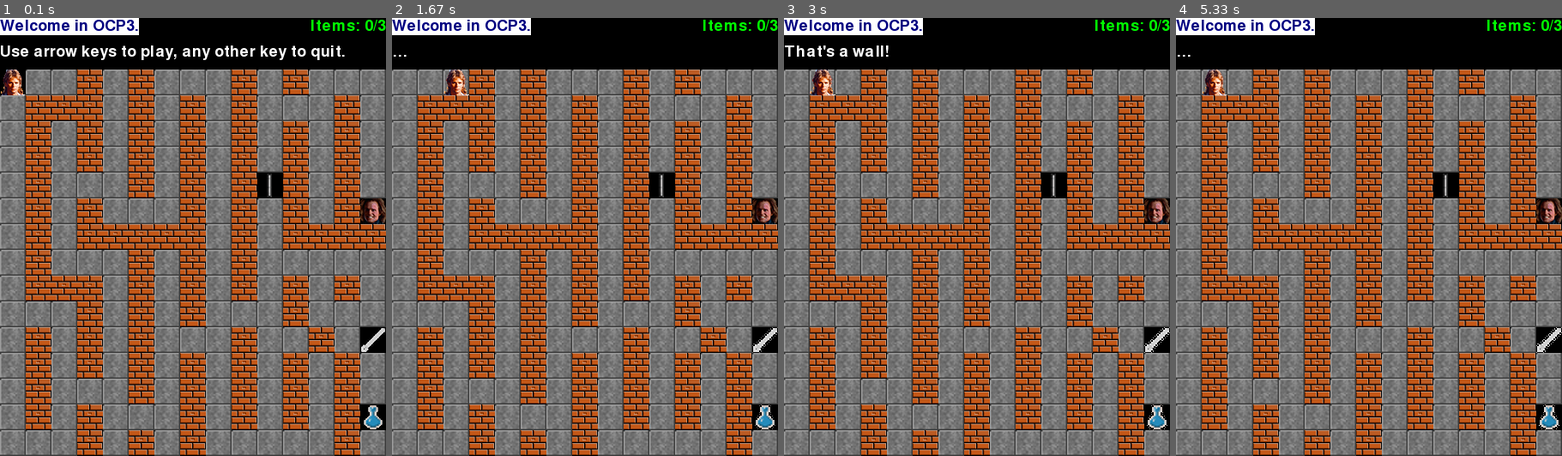
Above: before the commit, frames 1-4 (left to right).
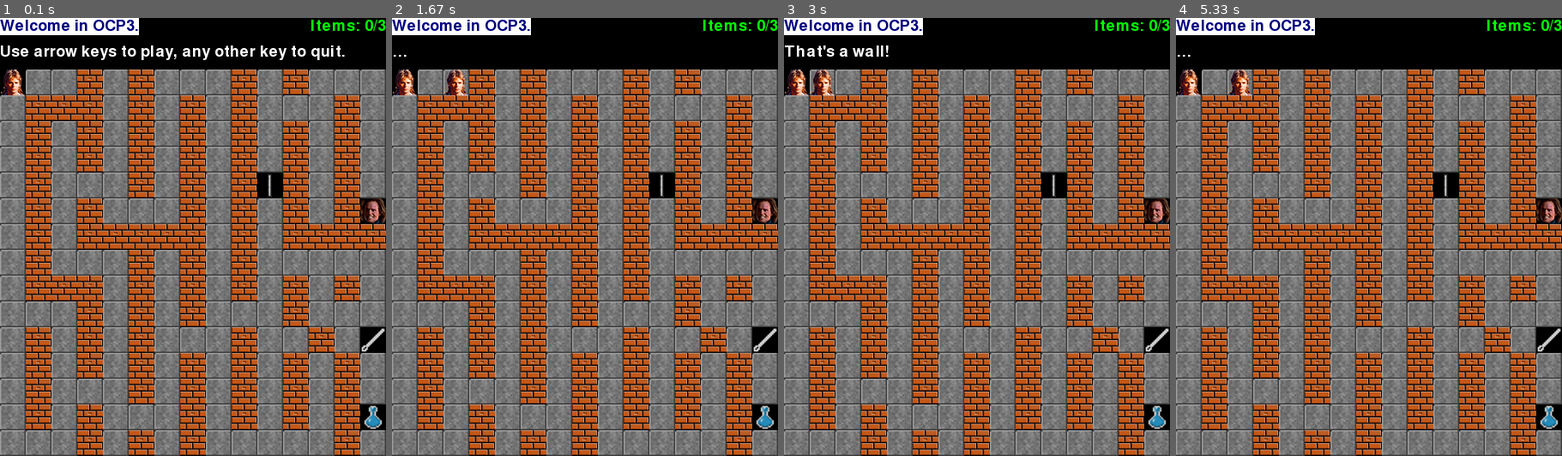
Above: after the commit, the same moments.

Repository: freezed/ocp3
Game: pygame game, started from main.py
The game is run twice, just before and just after one commit, with the same random seed, the same clock (stepped at 60 frames per second) and the same inputs.
Inputs:
- Up to frame 1 (0.1 s): no input
- Up to frame 2 (1.67 s): hold Right 0.33-0.8 s; hold Up 0.83-1.13 s; hold Right from 1.17 s (still down)
- Up to frame 3 (3 s): release Right at 1.72 s; hold Left 1.75-2.42 s; hold Down from 2.45 s (still down)
- Up to frame 4 (5.33 s): release Down at 3.27 s; hold Left 3.3-4.22 s; hold Up 4.25-5.23 s; hold Right from 5.27 s (still down)

The runs differ from the first frame. In frame 1, 0.1% of the frame differs, in the area x 0-100%, y 11-94%; in frame 2, 0.6%; in frame 3, 0.6%; in frame 4, 1.1%, in the area x 0-100%, y 11-95%.

Commit message:
Updates only changed tiles
Before this, after each move, the whole maze was redrawed to update
display. Now it draws only the changed tiles (current/old player
position). Changed tiles are stocked in a list, for future needs,
others changed tiles can be add here.

TODO keep maze.string updated

Diff:
--- a/gui.py
+++ b/gui.py
@@ -76,3 +76,32 @@
         self.SURFACE.blit(h_title, (0, 0))
         self.SURFACE.blit(h_status, (0, CELL_SIZE))
         self.SURFACE.blit(h_items, h_items_pos)
+
+    def update(self, player):
+        """
+        Updates GUI after a move
+
+        :param obj player: a Player object
+        """
+        changed_tiles = [
+            (elmt_val('tile', 'symbol', player.ground, 0), player.old_position),
+            (elmt_val('tile', 'name', 'player', 0), player.current_position),
+        ]
+
+        # [print('tile[0]:{} tile[1]:{}'.format(tile[0], tile[1])) for num, tile in enumerate(changed_tiles) if tile[0] is not False]
+        [self.blit(tile[0], self.coord_from_index(tile[1])) for num, tile in enumerate(changed_tiles) if False not in tile]
+
+        # Refresh
+        pygame.display.flip()
+
+    def coord_from_index(self, idx):
+        """
+        Gets 2 dimensions coordinates
+
+        Converts a string index (the position in the maze.string: beware of EOL) to 2 dimensions coordinates (necessary for positionning objects in pygame)
+        :param int index: string index
+        """
+
+        x = (idx % (MAZE_SIZE + 1)) * CELL_SIZE
+        y = (idx // (MAZE_SIZE + 1)) * CELL_SIZE + HEAD_SIZE_H
+        return (x, y)
--- a/main.py
+++ b/main.py
@@ -29,11 +29,12 @@
 if game_maze.status:
     macgyver = Player(game_maze)
     gui = GraphUI()
+    # TODO include set_header() in draw()
+    gui.set_header(macgyver.status_message)
+    gui.draw(game_maze)
 
 # game loop
 while game_maze.status:
-    gui.set_header(macgyver.status_message)
-    gui.draw(game_maze)
     for event in pygame.event.get():
         if event.type == QUIT:
             game_maze.status = False
@@ -43,10 +44,13 @@
             last_message = True  # executes last_message loop
             if event.key in GAME_KEYS:
                 macgyver.key_event(event.key)
+                gui.set_header(macgyver.status_message)
+                gui.update(macgyver)
 
             else:
                 macgyver.status_message['status'] = MSG_QUIT
                 game_maze.status = False
+
 
 # displays the last_message (won, lost or quit)
 while last_message:
--- a/player.py
+++ b/player.py
@@ -24,9 +24,11 @@
         :param obj maze: Maze object
         """
         self.maze = maze
-        self.position = maze.string.find(
+        self.current_position = maze.string.find(
             elmt_val('symbol', 'name', 'player', 0)
         )
+        self.old_position = 0
+
         # Element under player, default 'floor'
         self.ground = elmt_val('symbol', 'name', 'floor', 0)
 
@@ -49,16 +51,16 @@
         :param int pressed_key: direction (pygame const)
         """
         if pressed_key == K_UP:
-            self.move_to(self.position - self.maze.COL_NB)
+            self.move_to(self.current_position - self.maze.COL_NB)
 
         elif pressed_key == K_DOWN:
-            self.move_to(self.position + self.maze.COL_NB)
+            self.move_to(self.current_position + self.maze.COL_NB)
 
         elif pressed_key == K_RIGHT:
-            self.move_to(self.position + 1)
+            self.move_to(self.current_position + 1)
 
         elif pressed_key == K_LEFT:
-            self.move_to(self.position - 1)
+            self.move_to(self.current_position - 1)
 
         # ++Add other treatment for key events here (help, menu, etc.)++
 
@@ -80,14 +82,16 @@
         if next_position in self.maze.RANGE:
             next_symbol = self.maze.string[next_position]
 
+            self.old_position = self.current_position
+
             # 'floor' element
             if next_symbol == elmt_val('symbol', 'name', 'floor', 0):
-                self.position = next_position
+                self.current_position = next_position
                 self.status_message['status'] = MSG_OK
 
             # 'item' element
             elif next_symbol in elmt_val('symbol', 'item', True):
-                self.position = next_position
+                self.current_position = next_position
                 self.stock.append(
                     elmt_val('name', 'symbol', next_symbol, 0)
                 )
@@ -121,17 +125,10 @@
             # for all other element (wall or nline)
             else:
                 self.status_message['status'] = MSG_WALL
+                self.old_position = False
+
 
         # out the string range
         else:
             self.status_message['status'] = MSG_WALL
-
-        # Replaces player symbol on the maze by 'ground' value
-        self.maze.string = self.maze.string.replace(
-            elmt_val('symbol', 'name', 'player', 0), self.ground
-        )
-
-        # Sets the player's new position
-        self.maze.set_symbol(
-            elmt_val('symbol', 'name', 'player', 0), self.position
-        )
+            self.old_position = False
